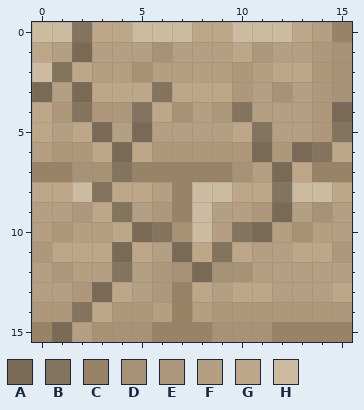
Pixel-art sprite, stored at textures/tms_travertine_cracked_brick.png. Above, as it was before the edit.
The file is 16x16 pixels. Colours within 5 levels of each other are drawn and written as one.
Palette (. is transparent): A #796955  B #85745d  C #998367  D #a89276  E #af977b  F #b49f82  G #bea788  H #ccbaa1
Pixels before, first column x 0:
 0 HHBGGHHHGGHHHGFC
 1 GFAFFFDFFFGEFFED
 2 HBGFFDFFFFEFGGED
 3 AFAGGGBGGGEFDFED
 4 GEBEEBGDFEBFFFEA
 5 GFGAFAFFFFGBFFEB
 6 FEEGAGEEEEEAEABG
 7 CCDDBCCCCCDFAGCC
 8 GGHBGGFCHHGGBHHG
 9 FFEGBFECHFFEAFDF
10 FEFFGABDHFBAFDFF
11 EGGGAGFAGBGFFGGE
12 FEFFBFEDADDFFFFF
13 FFEAGFECGFGGFFFG
14 EEBGEEFCFEEEEEEE
15 CAFDDDCCCDDDCCCC
After:
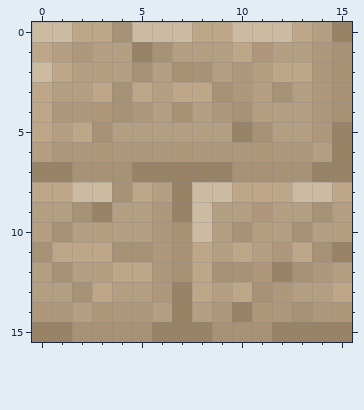
What changed:
Changed rows in their new state; - is an unchanged pixel.
first column x 0:
 0 --G-D-----------
 1 --E--C----------
 2 -GF----DD-------
 3 G-F-D-F--D------
 4 --E-DEF---D----D
 5 ---D-F----CD---C
 6 ---EEE-----E-EFC
 7 ----D------DDD--
 8 ---HD-------G---
 9 --DCF-------F---
10 -D--FFE---DF----
11 D---DDED-F--E-DC
12 -D--GG--G--ECDE-
13 --DGF------DE---
14 --FE------C--D--
15 -CD-------------
Where, in picture pixels (left, top, right, bottom), the same in both pictures:
changed: (32, 22, 352, 342)
